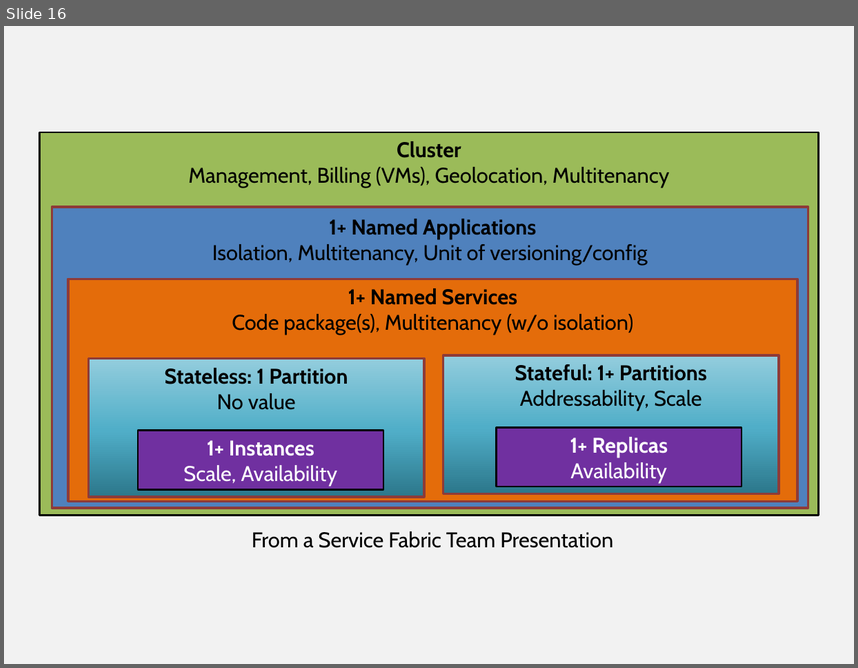
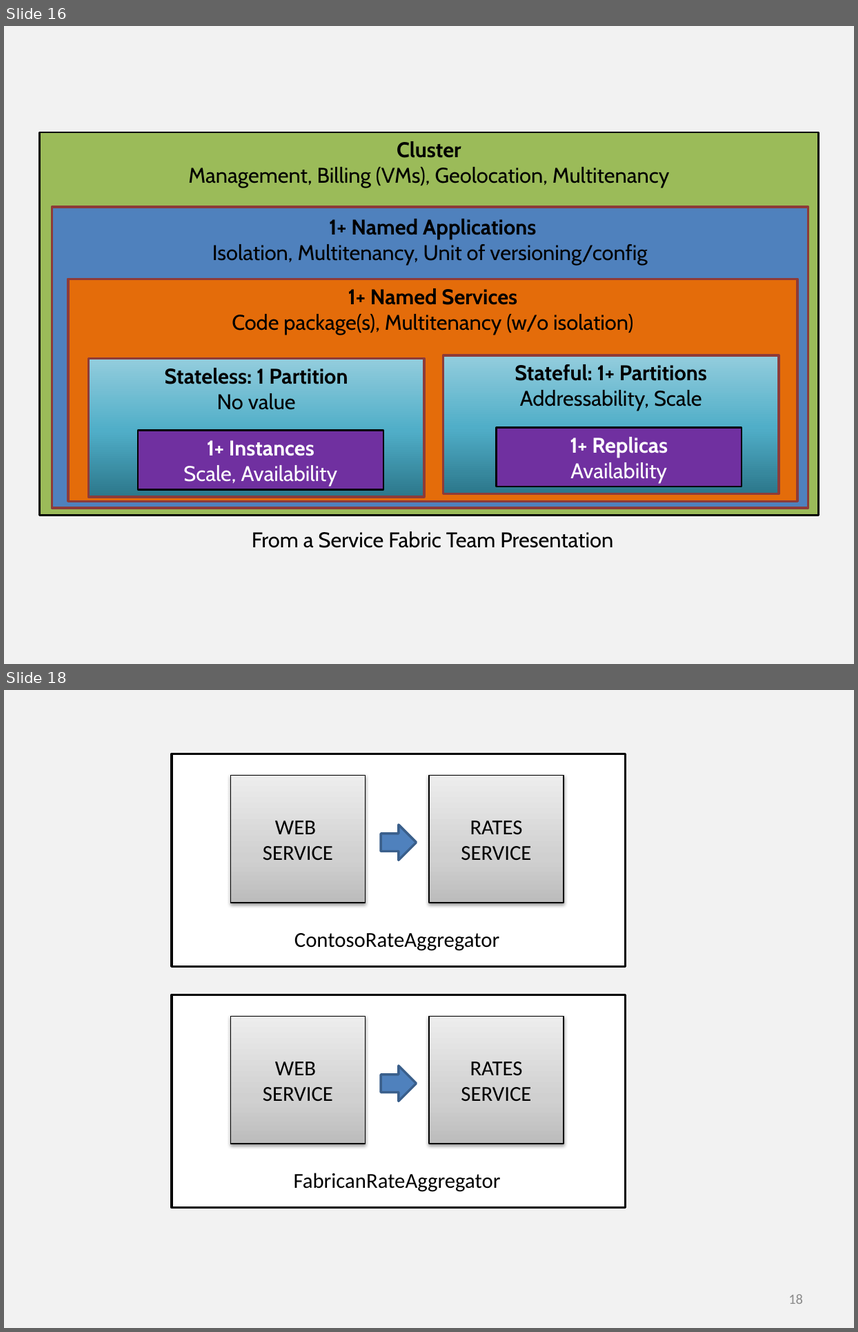
Before and after one commit to khaledhikmat/khaledhikmat.github.io, a slide deck: illustrations/illustrations.pptx. Shown one above the other, each under a label of ours: slide 16 before the commit, slides 16 and 18 after it; the slides between them are not shown. The pictures are 858x668 and 858x1332 pixels, drawn with LibreOffice and Linux fonts; fonts in the diff are those of the drawing. Boxes give left, top, right and bottom in pixels: in the first picture for what was removed or moved away, otherwise in the second. Text is boxed around its words. In the diff, an @@ line names an element or a change of style, - is before the commit and + after.

Commit message:
Added Service Fabric Fundamentals:

```diff
--- a/illustrations/illustrations.pptx
+++ b/illustrations/illustrations.pptx
@@ slide 18 added at box(4, 690, 854, 1328), background #F2F2F2 @@
@@ rectangle added at box(172, 753, 626, 966), fill #FFFFFF, outline #000000 2 pt @@
@@ rectangle added at box(231, 775, 366, 903), fill gradient #BDBDBD to #D1D1D1 to #EEEEEE, outline #000000 0.75 pt, 18 pt, text #000000 @@
+WEB
+SERVICE
@@ rectangle added at box(429, 775, 564, 903), fill gradient #BDBDBD to #D1D1D1 to #EEEEEE, outline #000000 0.75 pt, 18 pt, text #000000 @@
+RATES SERVICE
@@ right arrow added at box(381, 825, 417, 860), fill #4F81BD, outline #3A5F8C 2 pt @@
@@ text added at box(294, 933, 499, 951), 18 pt, text #000000 @@
+ContosoRateAggregator
@@ rectangle added at box(172, 994, 626, 1207), fill #FFFFFF, outline #000000 2 pt @@
@@ rectangle added at box(231, 1016, 366, 1143), fill gradient #BDBDBD to #D1D1D1 to #EEEEEE, outline #000000 0.75 pt, 18 pt, text #000000 @@
+WEB
+SERVICE
@@ rectangle added at box(429, 1016, 564, 1143), fill gradient #BDBDBD to #D1D1D1 to #EEEEEE, outline #000000 0.75 pt, 18 pt, text #000000 @@
+RATES SERVICE
@@ right arrow added at box(381, 1066, 417, 1101), fill #4F81BD, outline #3A5F8C 2 pt @@
@@ text added at box(294, 1172, 501, 1192), 18 pt, text #000000 @@
+FabricanRateAggregator
@@ page number added at box(789, 1294, 803, 1303), 12 pt, text #8C8C8C @@
+18
```
Also in this commit, not shown: 1 other slide added, 5 other files.
